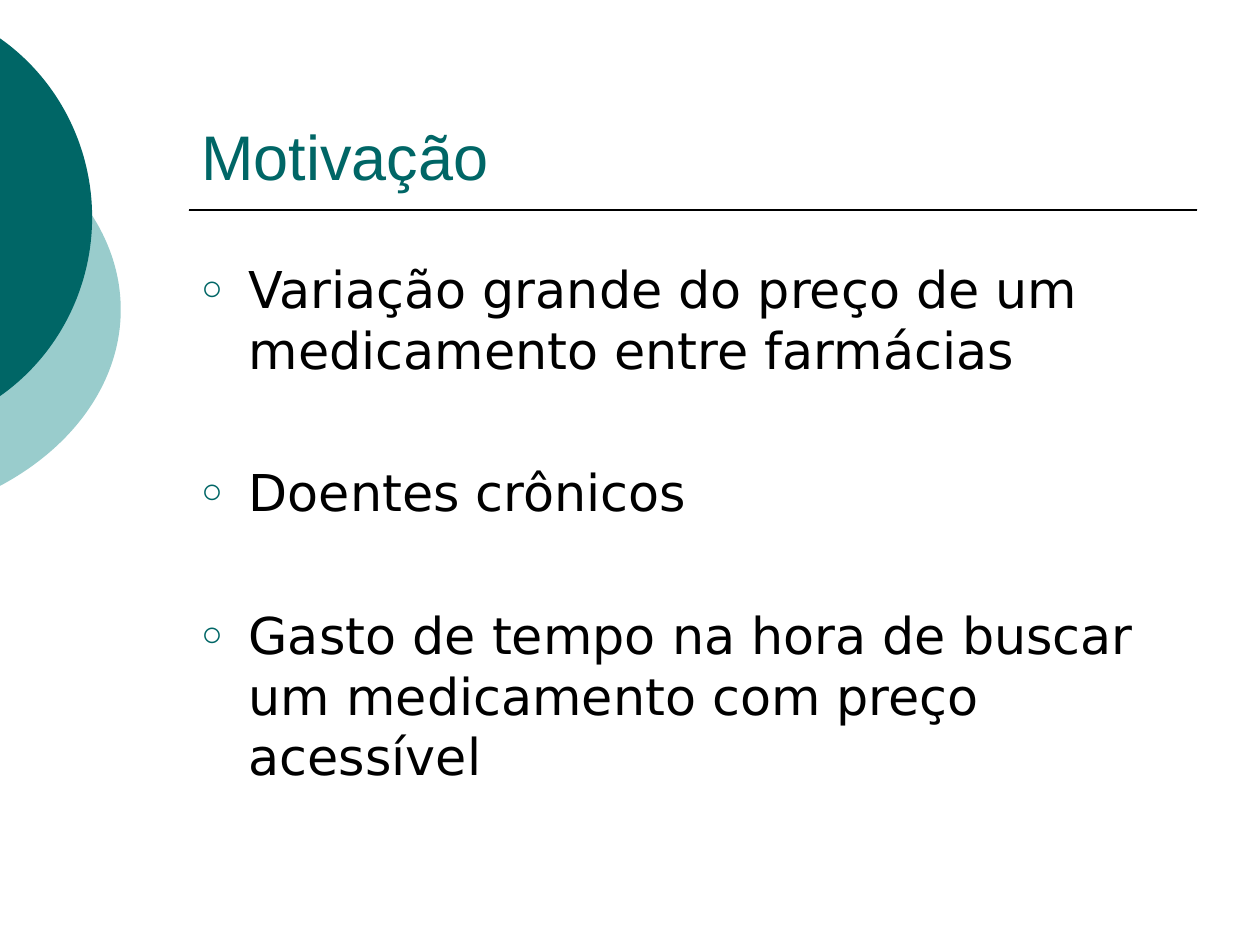
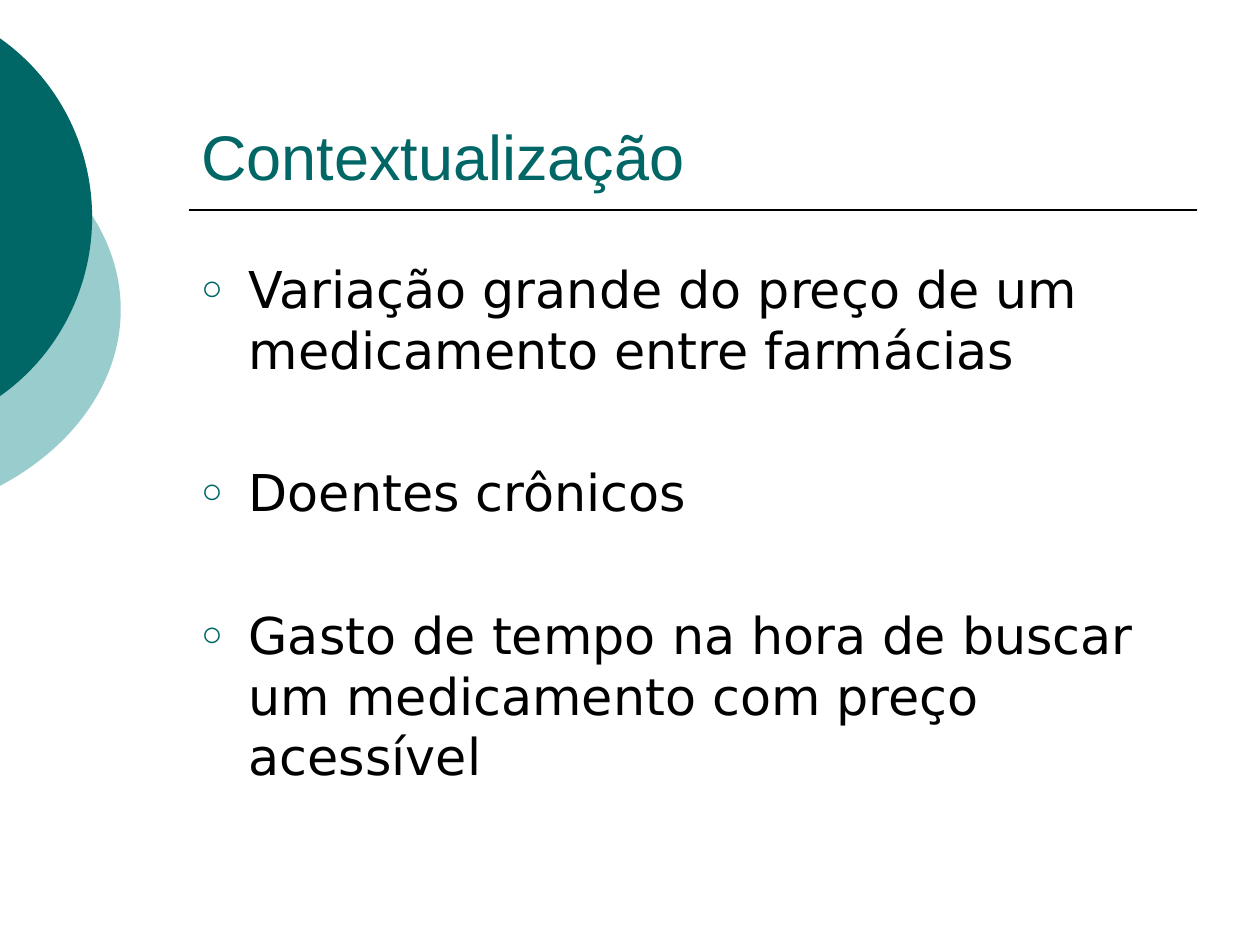
Before and after one commit to RVBF/pharmabook, a slide deck: slide 4 of doc/p2/TCC-P2.pptx. Drawn at 1260x945 pixels with LibreOffice and Linux fonts; fonts in the diff are those of the drawing. Boxes give left, top, right and bottom in pixels: in the first picture for what was removed or moved away, otherwise in the second. Text is boxed around its words. In the diff, an @@ line names an element or a change of style, - is before the commit and + after.

```diff
--- a/doc/p2/TCC-P2.pptx
+++ b/doc/p2/TCC-P2.pptx
@@ title at [201, 134, 684, 191]: text changed @@
-Motivação
+Contextualização
```
Also in this commit, not shown: 3 other slides changed, 1 slide added, 3 other files.
